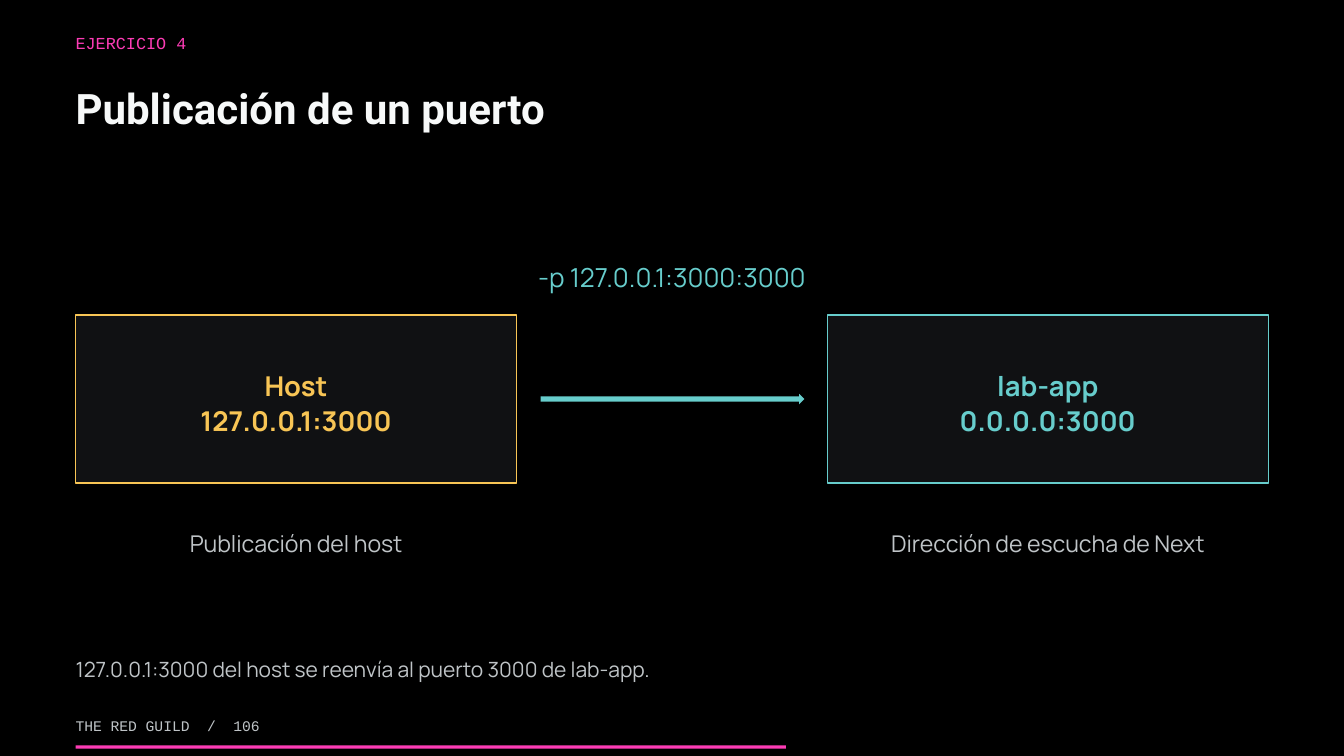
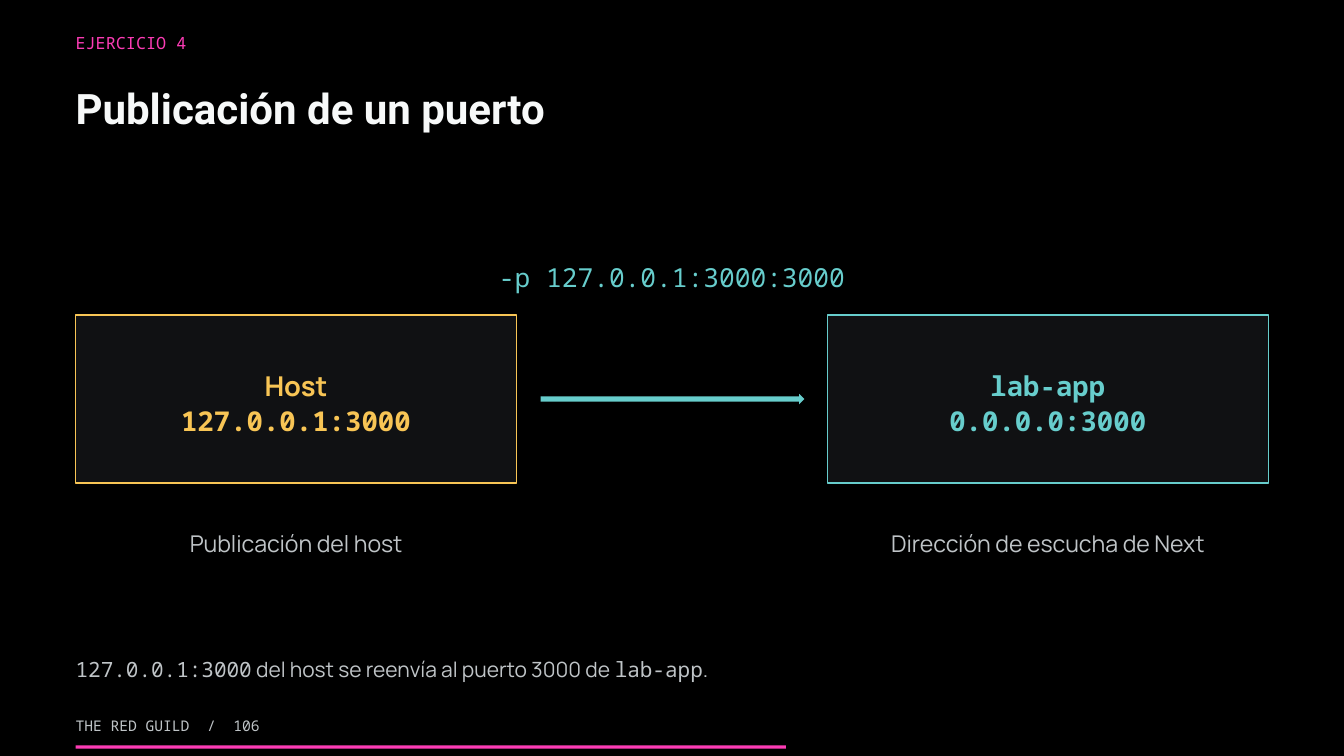
Before and after one commit to theredguild/github-ai-automation-lab, a slide deck: slide 106 of slides/workshop.pptx. Drawn at 1344x756 pixels with LibreOffice and Linux fonts; fonts in the diff are those of the drawing. Boxes give left, top, right and bottom in pixels: in the first picture for what was removed or moved away, otherwise in the second. Text is boxed around its words. In the diff, an @@ line names an element or a change of style, - is before the commit and + after.

```diff
--- a/slides/workshop.pptx
+++ b/slides/workshop.pptx
@@ text "EJERCICIO 4" at (x1=76, y1=37, x2=186, y2=49): font Courier New to Noto Sans Mono @@
@@ text "-p 127.0.0.1:3000:3000" at (x1=499, y1=268, x2=845, y2=294): font Manrope to Noto Sans Mono @@
@@ text "lab-app" at (x1=949, y1=375, x2=1146, y2=432): font Manrope to Noto Sans Mono @@
@@ text at (x1=181, y1=411, x2=411, y2=432): font Manrope to Noto Sans Mono in "127.0.0.1:3000" @@
@@ text "127.0.0.1:3000 del host se reenvía ..." at (x1=76, y1=660, x2=709, y2=682): font Manrope to Noto Sans Mono in "127.0.0.1:3000 lab-app." @@
@@ text "THE RED GUILD / 106" at (x1=76, y1=720, x2=259, y2=731): font Courier New to Noto Sans Mono @@
```
Also in this commit, not shown: 177 other slides changed, 2 other files.
